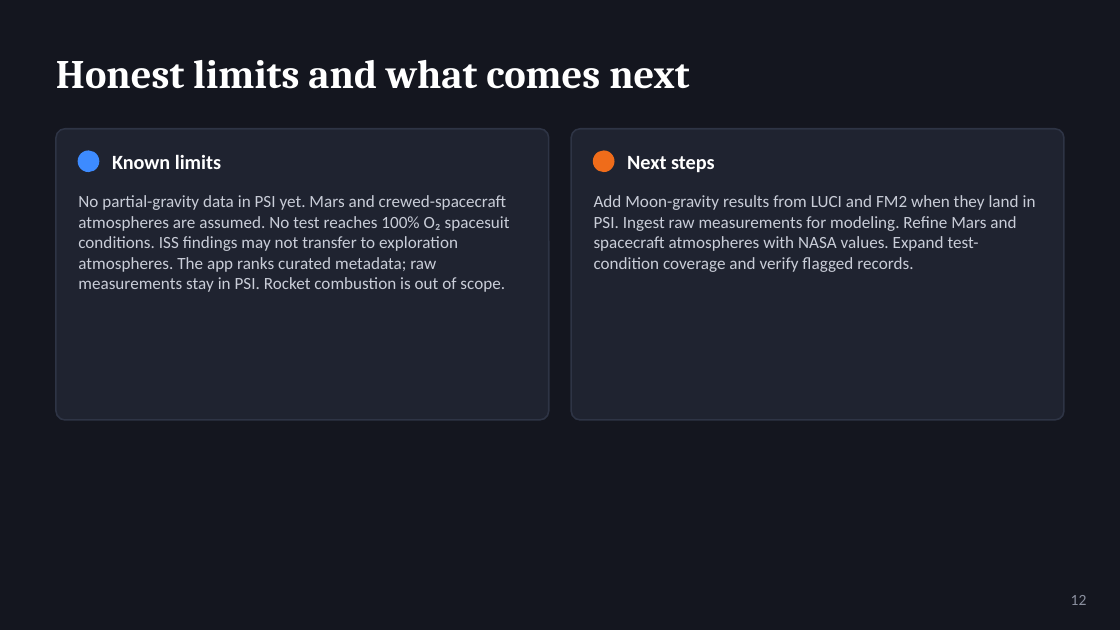
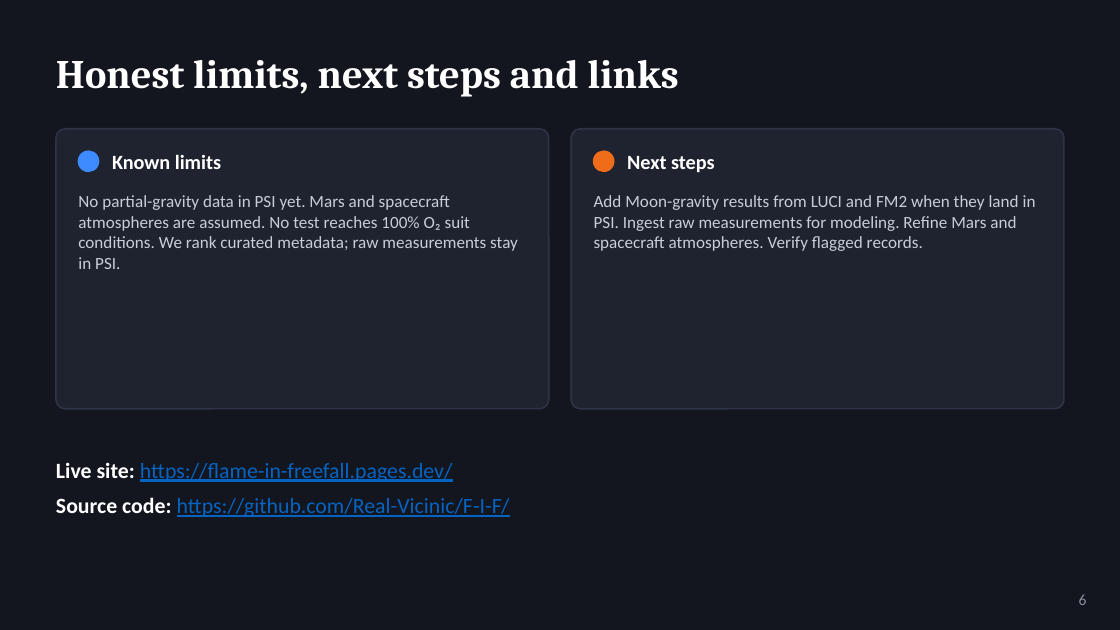
Before and after one commit to Real-Vicinic/F-I-F, a slide deck: slide 6 of docs/Flame_in_Freefall_Presentation.pptx (slide 12 before the commit). Drawn at 1120x630 pixels with LibreOffice and Linux fonts; fonts in the diff are those of the drawing. Boxes give left, top, right and bottom in pixels: in the first picture for what was removed or moved away, otherwise in the second. Text is boxed around its words. In the diff, an @@ line names an element or a change of style, - is before the commit and + after.

```diff
--- a/docs/Flame_in_Freefall_Presentation.pptx
+++ b/docs/Flame_in_Freefall_Presentation.pptx
@@ text at [56,60,679,97]: text changed @@
-Honest limits and what comes next
+Honest limits, next steps and links
@@ rounded rectangle: place and size @@
-rounded rectangle at [56,129,549,420]
+rounded rectangle at [56,129,549,409]
@@ rounded rectangle at [56,129,549,409]: proportions changed @@
@@ rounded rectangle at [571,129,1064,409]: proportions changed @@
@@ rounded rectangle: place and size @@
-rounded rectangle at [571,129,1064,420]
+rounded rectangle at [571,129,1064,409]
@@ text at [78,195,518,269]: text changed @@
-No partial-gravity data in PSI yet. Mars and crewed-spacecraft atmospheres are assumed. No test reaches 100% O₂ spacesuit conditions. ISS findings may not transfer to exploration atmospheres. The app ranks curated metadata; raw measurements stay in PSI. Rocket combustion is out of scope.
+No partial-gravity data in PSI yet. Mars and spacecraft atmospheres are assumed. No test reaches 100% O₂ suit conditions. We rank curated metadata; raw measurements stay in PSI.
@@ text at [594,195,1036,251]: text changed @@
-Add Moon-gravity results from LUCI and FM2 when they land in PSI. Ingest raw measurements for modeling. Refine Mars and spacecraft atmospheres with NASA values. Expand test-condition coverage and verify flagged records.
+Add Moon-gravity results from LUCI and FM2 when they land in PSI. Ingest raw measurements for modeling. Refine Mars and spacecraft atmospheres. Verify flagged records.
@@ text added at [56,462,510,517], 14 pt, text #0563C1, underline @@
+Live site: https://flame-in-freefall.pages.dev/
+Source code: https://github.com/Real-Vicinic/F-I-F/
@@ text at [1079,594,1087,605]: text changed @@
-12
+6
```
Also in this commit, not shown: 3 other slides changed, 1 slide added, 7 slides removed.
